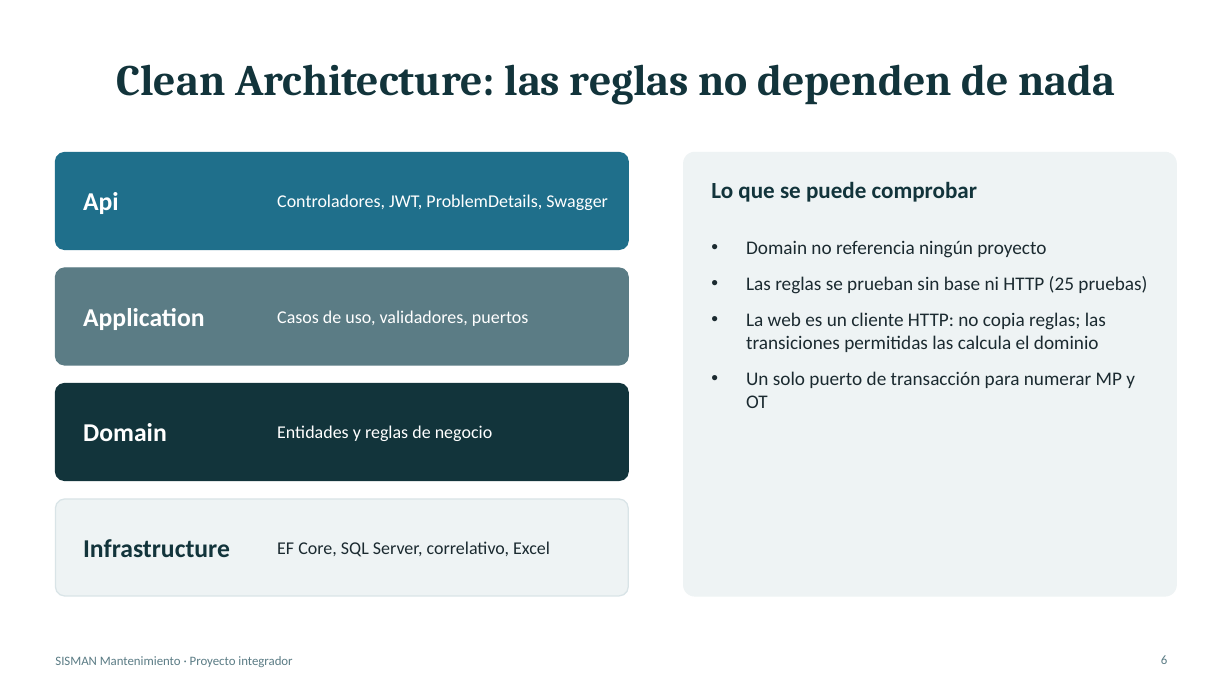
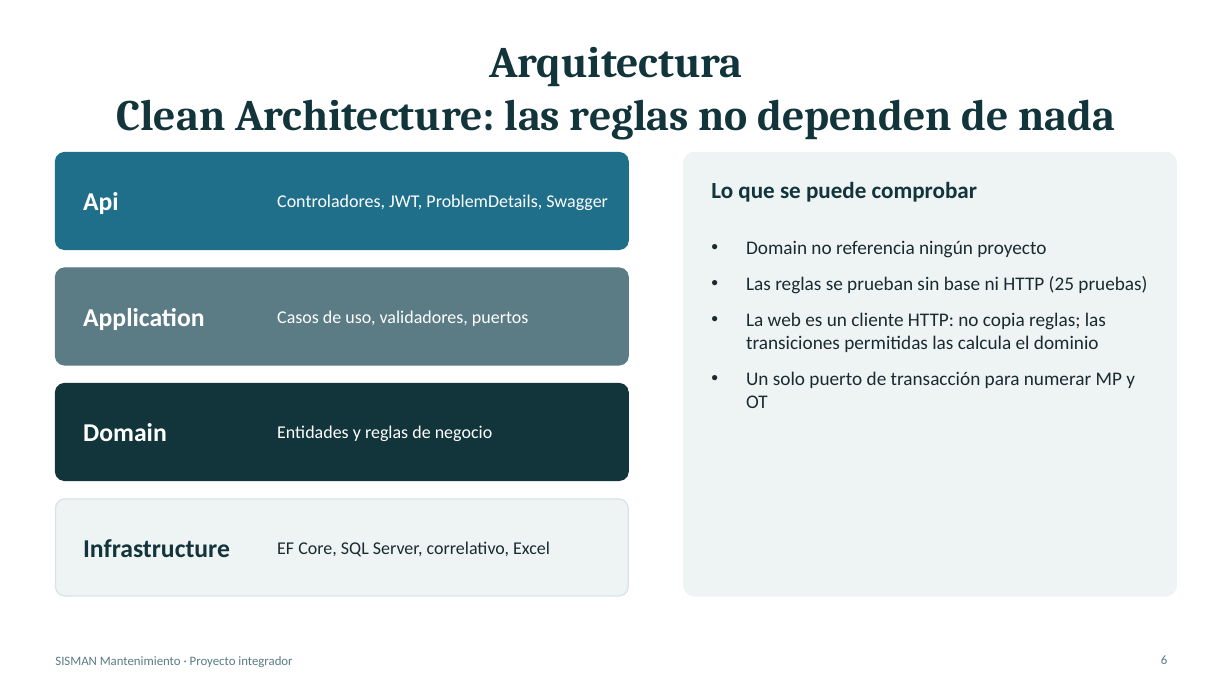
Before and after one commit to AngelHermozaSalasEDP/sisman-mantenimiento, a slide deck: slide 6 of docs/presentacion.pptx. Drawn at 1232x693 pixels with LibreOffice and Linux fonts; fonts in the diff are those of the drawing. Boxes give left, top, right and bottom in pixels: in the first picture for what was removed or moved away, otherwise in the second. Text is boxed around its words. In the diff, an @@ line names an element or a change of style, - is before the commit and + after.

```diff
--- a/docs/presentacion.pptx
+++ b/docs/presentacion.pptx
@@ title at bbox=[116, 47, 1115, 140]: text changed @@
-Clean Architecture: las reglas no dependen de nada
+Arquitectura
+Clean Architecture: las reglas no dependen de nada
```
Also in this commit, not shown: 7 other slides changed, 1 other file.
